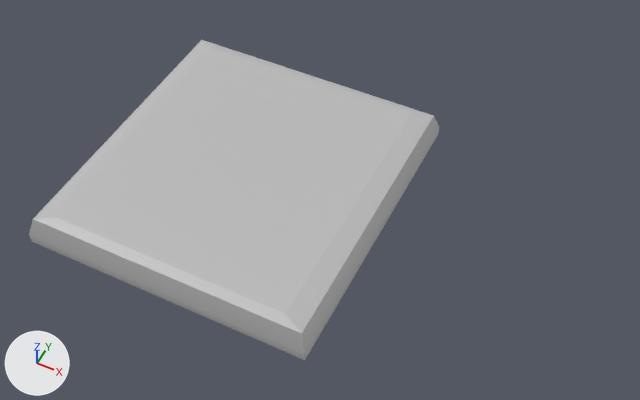
The FBX model Assets/Models/cityParts/building3.fbx: old version first, new version second.
Rendered twice from a camera (50 mm lens) standing at (-0.0365, -0.09, 0.0397) and looking at (-0.0528, -0.0572, -0.0013). Lighting does not change. The marker at lower left points along +X, +Y and +Z. Where no turn or scale is listed for an object, it has been applied to the vertices.
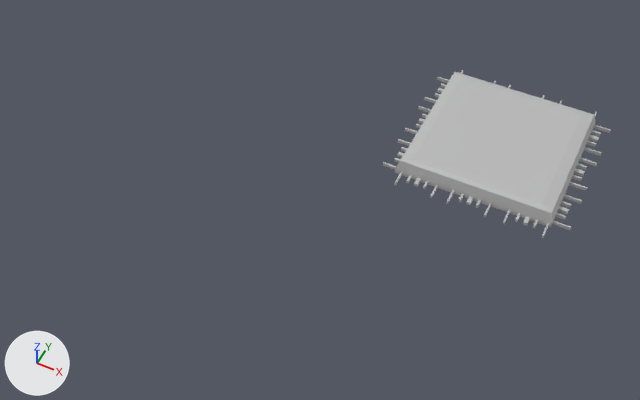
Patch to the scene script:
```diff
--- a/Assets/Models/cityParts/building3.fbx.py
+++ b/Assets/Models/cityParts/building3.fbx.py
@@ me_mesh_001 @@
+me_mesh_001.from_pydata(...)  # 510 vertices, 324 faces; spans x -0.00601..0.00601, y -0.00469..0.00469, z -0.00015..0.00015
+me_mesh_001.materials.append(mat_lambert1)  # grey #bcbcbc
@@ me_mesh_002 @@
+me_mesh_002.from_pydata(...)  # 510 vertices, 324 faces; spans x -0.00477..0.00477, y -0.0059..0.0059, z -0.00015..0.00015
+me_mesh_002.materials.append(mat_lambert1)  # grey #bcbcbc
@@ ob_polysurface80 @@
 ob_polysurface80 = bpy.data.objects.new('polySurface80', me_mesh)
-ob_polysurface80.parent = ob_polysurface65
-ob_polysurface80.location = (-5.272, 0.0, 2.325)
-ob_polysurface80.scale = (1.81, 1.81, 0.765)
+ob_polysurface80.location = (-0.0444, -0.0487, 0.0)
+ob_polysurface80.rotation_euler = (1.571, 0.0, 0.0)  # degrees (90, 0, 0)
+ob_polysurface80.scale = (0.01, 0.00113, 0.00982)
@@ ob_polysurface91 @@
+ob_polysurface91 = bpy.data.objects.new('polySurface91', me_mesh_001)
+ob_polysurface91.location = (-0.04431, -0.04874, -0.00038)
@@ ob_polysurface93 @@
+ob_polysurface93 = bpy.data.objects.new('polySurface93', me_mesh_002)
+ob_polysurface93.location = (-0.04431, -0.04874, -0.00038)
```

Pixel boxes (x1, y1, x2, y2) of what changed, in the pictures (640 x 400 px):
'polySurface80', moved, turned, rescaled: before (29, 40, 439, 360); after (395, 72, 595, 228)
'polySurface91', added: after (383, 77, 611, 230)
'polySurface93', added: after (394, 70, 597, 238)
